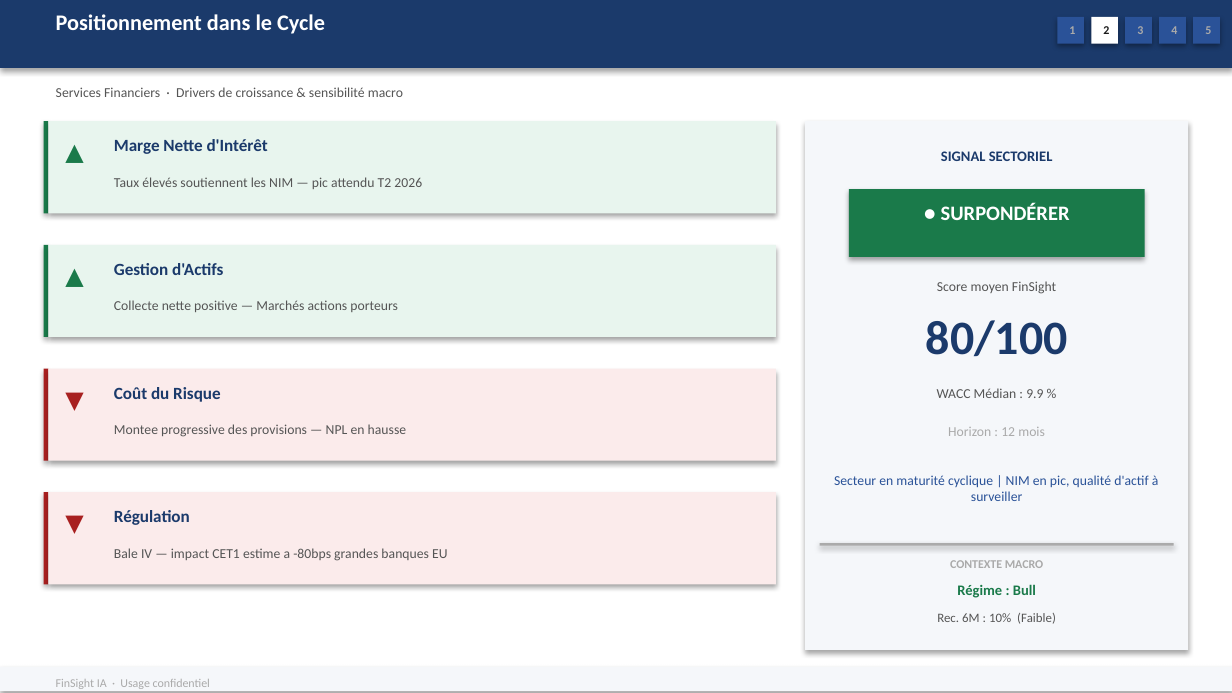
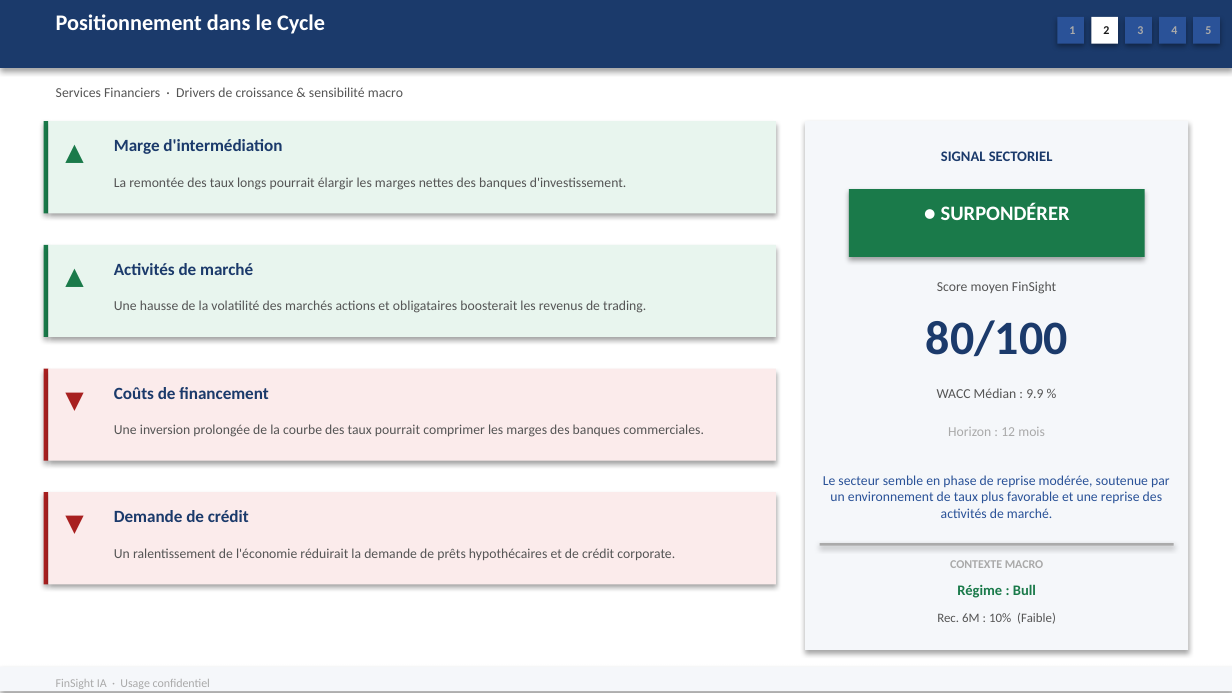
Before and after one commit to baptistejeh07-art/finsight-ia, a slide deck: slide 7 of preview/secteur_Financial_Services_S&P_500/secteur_Financial_Services_S&P_500.pptx. Drawn at 1232x693 pixels with LibreOffice and Linux fonts; fonts in the diff are those of the drawing. Boxes give left, top, right and bottom in pixels: in the first picture for what was removed or moved away, otherwise in the second. Text is boxed around its words. In the diff, an @@ line names an element or a change of style, - is before the commit and + after.

Commit message:
chore(preview): secteur_Financial_Services_S&P_500 outputs regeneres

```diff
--- a/preview/secteur_Financial_Services_S&P_500/secteur_Financial_Services_S&P_500.pptx
+++ b/preview/secteur_Financial_Services_S&P_500/secteur_Financial_Services_S&P_500.pptx
@@ text at (114, 139, 282, 154): text changed @@
-Marge Nette d'Intérêt
+Marge d'intermédiation
@@ text at (114, 177, 627, 190): text changed @@
-Taux élevés soutiennent les NIM — pic attendu T2 2026
+La remontée des taux longs pourrait élargir les marges nettes des banques d'investissement.
@@ text at (114, 263, 253, 275): text changed @@
-Gestion d'Actifs
+Activités de marché
@@ text at (114, 300, 646, 313): text changed @@
-Collecte nette positive — Marchés actions porteurs
+Une hausse de la volatilité des marchés actions et obligataires boosterait les revenus de trading.
@@ text at (114, 387, 268, 399): text changed @@
-Coût du Risque
+Coûts de financement
@@ text at (114, 424, 704, 437): text changed @@
-Montee progressive des provisions — NPL en hausse
+Une inversion prolongée de la courbe des taux pourrait comprimer les marges des banques commerciales.
@@ text at (823, 475, 1170, 518): text changed @@
-Secteur en maturité cyclique | NIM en pic, qualité d'actif à surveiller
+Le secteur semble en phase de reprise modérée, soutenue par un environnement de taux plus favorable et une reprise des activités de marché.
@@ text at (114, 510, 249, 522): text changed @@
-Régulation
+Demande de crédit
@@ text at (114, 548, 675, 560): text changed @@
-Bale IV — impact CET1 estime a -80bps grandes banques EU
+Un ralentissement de l'économie réduirait la demande de prêts hypothécaires et de crédit corporate.
```
Also in this commit, not shown: 5 other slides changed, 2 other files.
